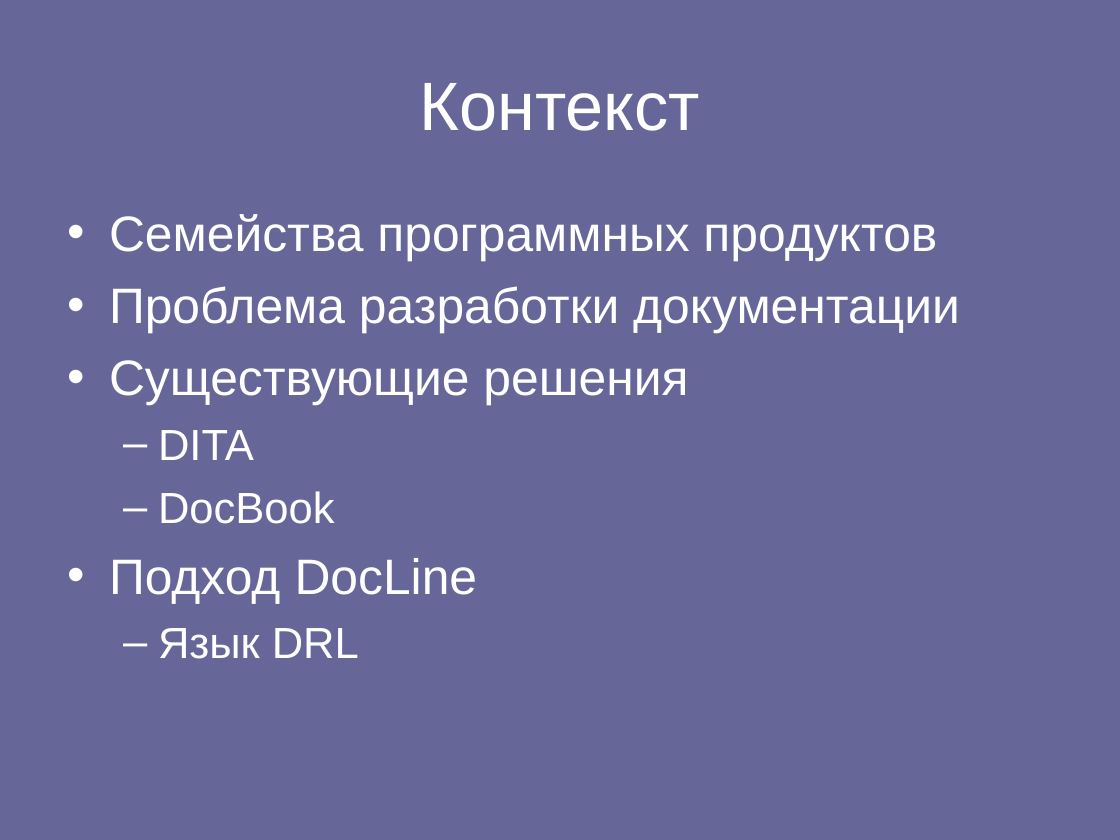
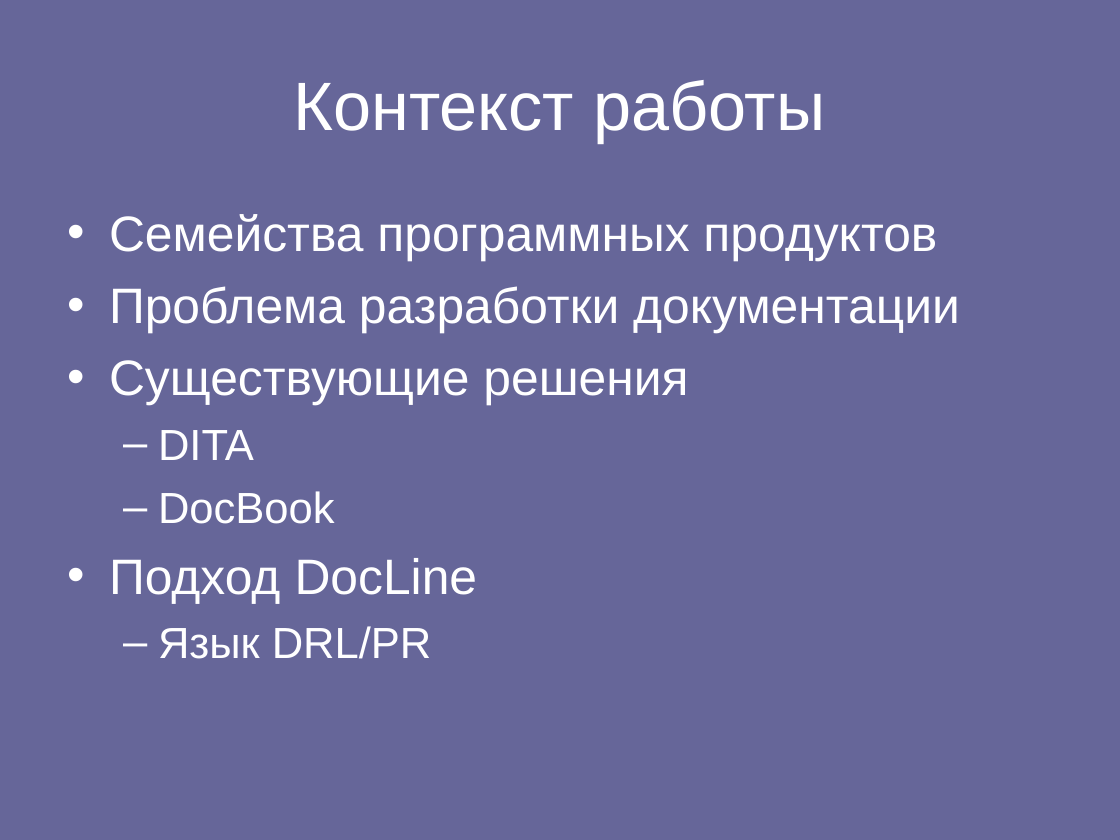
Before and after one commit to spbu-se/pldoctoolkit, a slide deck: slide 2 of stuff/yakovlev/doc/Presentation.ppt. Drawn at 1120x840 pixels with LibreOffice and Linux fonts; fonts in the diff are those of the drawing. Boxes give left, top, right and bottom in pixels: in the first picture for what was removed or moved away, otherwise in the second. Text is boxed around its words. In the diff, an @@ line names an element or a change of style, - is before the commit and + after.

```diff
--- a/stuff/yakovlev/doc/Presentation.ppt
+++ b/stuff/yakovlev/doc/Presentation.ppt
@@ title at box(294, 80, 825, 143): text changed @@
-Контекст
+Контекст работы
@@ text at box(158, 626, 432, 659): text changed @@
-  – Язык DRL
+  – Язык DRL/PR
```
Also in this commit, not shown: 3 other slides changed, 1 slide added, 1 other file.
